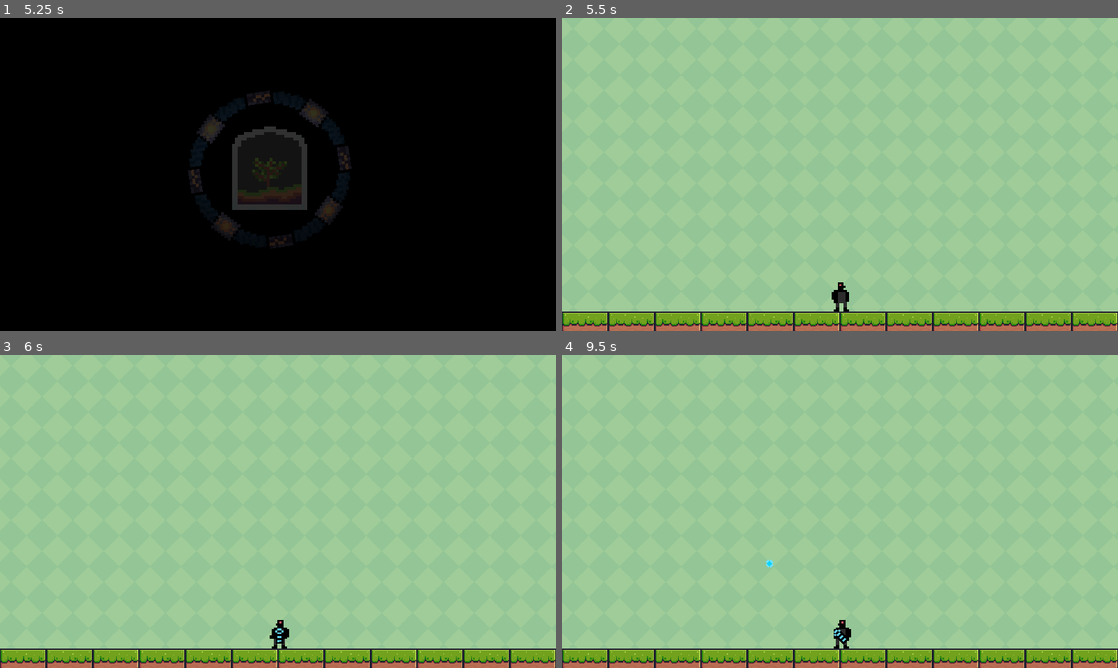
Above: before the commit, frames 1-4 (two rows, left to right).
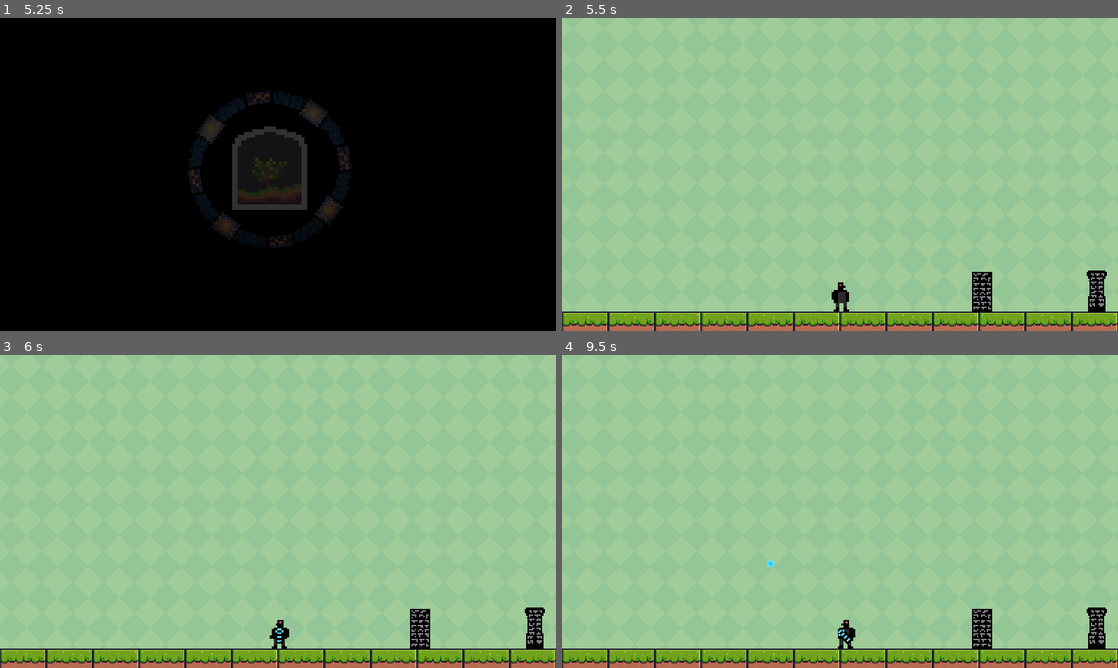
Above: after the commit, the same moments.

Repository: guifenske/The-Fallen-Oaks
Game: Godot game, scene res://scenes/splash_screen.tscn
Same seed, same stepped clock (60 frames per second), same inputs: the game is played once before the commit and once after it.
Inputs (mouse positions are in pixels of both pictures, inside the frame that each line leads up to):
- Up to frame 1 (5.25 s): tap Enter at 0.5 s; move the mouse to (250, 237) at 0.52 s; hold D (right) 0.53-1.25 s; hold T (t) 0.53-1.25 s; click (250, 237) at 0.67 s; tap Space (jump) at 0.77, 3.77 s; drag from (444, 221) to (250, 237) at 1.27 s; move the mouse to (111, 127) at 2.02 s; press the mouse at (111, 127) at 2.03 s; hold A (left) 2.03-2.75 s; tap T (t) at 2.3 s; release the mouse at (111, 127) at 2.75 s; drag from (305, 174) to (111, 127) at 2.77 s; move the mouse to (194, 96) at 3.52 s; hold A (left) 3.53-4.25 s; hold T (t) 3.53-4.25 s; tap O at 3.6 s; drag from (400, 158) to (194, 96) at 4.27 s; move the mouse to (166, 190) at 5.02 s; hold D (right) from 5.03 s (still down); hold Right mouse button (mouse_left) from 5.03 s (still down); click (166, 190) at 5.17 s
- Up to frame 2 (5.5 s): keep holding D (right); keep holding Right mouse button (mouse_left); tap T (t) at 5.3 s
- Up to frame 3 (6 s): release D (right) at 5.75 s; release Right mouse button (mouse_left) at 5.75 s; drag from (333, 442) to (166, 527) at 5.77 s
- Up to frame 4 (9.5 s): move the mouse to (812, 574) at 6.52 s; hold D (right) 6.53-7.25 s; hold T (t) 6.53-7.25 s; tap Space (jump) at 6.77 s; drag from (1006, 558) to (812, 574) at 7.27 s; tap T (t) at 8 s; move the mouse to (673, 464) at 8.02 s; hold A (left) 8.03-8.75 s; hold T (t) 8.03-8.75 s; drag from (867, 511) to (673, 464) at 8.77 s

Frame 1 is identical in both runs. In frame 2, 0.9% of the frame differs, in the area x 73-98%, y 80-94%; in frame 3, 0.9%; in frame 4, 1.1%, in the area x 36-98%, y 65-94%.

Commit message:
Initial Dialog System Implementation

Diff:
--- a/project.godot
+++ b/project.godot
@@ -17,6 +17,10 @@
 boot_splash/show_image=false
 config/icon="res://icon.svg"
 
+[autoload]
+
+SignalBus="*res://scenes/SignalBus.gd"
+
 [display]
 
 window/size/mode=3
@@ -30,7 +34,7 @@
 
 [editor_plugins]
 
-enabled=PackedStringArray("res://addons/phantom_camera/plugin.cfg", "res://addons/script-ide/plugin.cfg")
+enabled=PackedStringArray("res://addons/script-ide/plugin.cfg")
 
 [input]
 
@@ -71,6 +75,11 @@
 ]
 }
 
+[layer_names]
+
+2d_physics/layer_1="Main"
+2d_physics/layer_2="Dialogue"
+
 [physics]
 
 2d/default_gravity=2200.0
@@ -78,4 +87,4 @@
 [rendering]
 
 textures/canvas_textures/default_texture_filter=0
-renderer/rendering_method="gl_compatibility"
+renderer/rendering_method="mobile"
--- /dev/null
+++ b/scenes/DialogArea.gd
@@ -0,0 +1,17 @@
+extends Area2D
+
+@export var text: String
+var is_player_colliding = false
+
+func _input(event):
+	if(is_player_colliding && event.is_action_pressed("t")):
+		SignalBus.emit_signal("display_dialog", text)
+
+func _on_area_entered(area):
+	SignalBus.emit_signal("display_dialog", "Press 't' to read the scripture")
+	is_player_colliding = true
+
+
+func _on_area_exited(area):
+	is_player_colliding = false
+	SignalBus.emit_signal("clear_dialog")
--- /dev/null
+++ b/scenes/DialogArea.tscn
@@ -0,0 +1,13 @@
+[gd_scene load_steps=2 format=3 uid="uid://cjthjfn3smqu8"]
+
+[ext_resource type="Script" path="res://scenes/DialogArea.gd" id="1_ibd0o"]
+
+[node name="DialogArea" type="Area2D"]
+collision_layer = 0
+collision_mask = 2
+script = ExtResource("1_ibd0o")
+
+[node name="CollisionShape2D" type="CollisionShape2D" parent="."]
+
+[connection signal="area_entered" from="." to="." method="_on_area_entered"]
+[connection signal="area_exited" from="." to="." method="_on_area_exited"]
--- /dev/null
+++ b/scenes/DialogPlayer.gd
@@ -0,0 +1,32 @@
+extends CanvasLayer
+@onready var textNode = %Text
+var is_writing_text = false
+var string : String
+var index = 0
+
+# Called when the node enters the scene tree for the first time.
+func _ready():
+	SignalBus.connect("display_dialog", Callable(self, "display_dialog"))
+	SignalBus.connect("clear_dialog", Callable(self, "clear_dialog"))
+
+func display_dialog(text):
+	if(is_writing_text): return
+	textNode.text = ""
+	string = text
+	is_writing_text = true
+	%Timer.start()
+
+func clear_dialog():
+	%Timer.stop()
+	textNode.text = ""
+	index = 0
+	is_writing_text = false
+
+
+func _on_timer_timeout():
+	textNode.text += string[index]
+	index+=1
+	if(index == string.length()):
+		%Timer.stop()
+		is_writing_text = false
+		index = 0
--- /dev/null
+++ b/scenes/DialogPlayer.tscn
@@ -0,0 +1,21 @@
+[gd_scene load_steps=2 format=3 uid="uid://bw48301rm26ke"]
+
+[ext_resource type="Script" path="res://scenes/DialogPlayer.gd" id="1_ehf71"]
+
+[node name="DialogPlayer" type="CanvasLayer"]
+script = ExtResource("1_ehf71")
+
+[node name="Text" type="Label" parent="."]
+unique_name_in_owner = true
+texture_filter = 1
+offset_left = 339.0
+offset_top = 91.0
+offset_right = 836.0
+offset_bottom = 252.0
+autowrap_mode = 3
+
+[node name="Timer" type="Timer" parent="."]
+unique_name_in_owner = true
+wait_time = 0.085
+
+[connection signal="timeout" from="Timer" to="." method="_on_timer_timeout"]
--- a/scenes/PlayerMovement.gd
+++ b/scenes/PlayerMovement.gd
@@ -9,13 +9,12 @@
 var hasGun = true
 var gunNodeScene = preload("res://scenes/gun.tscn")
 var isGunInstantiated = false
-@onready var main = get_tree().get_root().get_node("main")
 var gun = null
 
 func instantiate_gun():
 	gun = gunNodeScene.instantiate(PackedScene.GEN_EDIT_STATE_DISABLED)
 	gun.position = position
-	main.add_child(gun)
+	get_tree().get_root().get_node("main").get_node("player").add_child(gun)
 
 func _physics_process(delta):
 	var direction = Input.get_axis("left", "right")
--- /dev/null
+++ b/scenes/SignalBus.gd
@@ -0,0 +1,4 @@
+extends Node
+
+signal display_dialog(text)
+signal clear_dialog()
--- a/scenes/bullet.gd
+++ b/scenes/bullet.gd
@@ -2,3 +2,7 @@
 
 func _physics_process(delta):
 	position += transform.x * 820 * delta
+
+
+func _on_area_2d_area_entered(area):
+	print("test")
--- a/scenes/bullet.tscn
+++ b/scenes/bullet.tscn
@@ -9,9 +9,12 @@
 [node name="Bullet" type="CharacterBody2D"]
 texture_filter = 1
 position = Vector2(821, 538)
-collision_layer = 2
-collision_mask = 0
 script = ExtResource("1_ecp87")
+
+[node name="Area2D" type="Area2D" parent="."]
+
+[node name="CollisionShape2D" type="CollisionShape2D" parent="Area2D"]
+shape = SubResource("CircleShape2D_pjww6")
 
 [node name="Sprite2D" type="Sprite2D" parent="."]
 scale = Vector2(4, 4)
@@ -19,3 +22,5 @@
 
 [node name="CollisionShape2D" type="CollisionShape2D" parent="."]
 shape = SubResource("CircleShape2D_pjww6")
+
+[connection signal="area_entered" from="Area2D" to="." method="_on_area_2d_area_entered"]
--- a/scenes/main.tscn
+++ b/scenes/main.tscn
@@ -1,13 +1,17 @@
-[gd_scene load_steps=25 format=3 uid="uid://c6o6bany3fxa7"]
+[gd_scene load_steps=31 format=3 uid="uid://c6o6bany3fxa7"]
 
 [ext_resource type="Texture2D" uid="uid://cc06r44qc4akl" path="res://sprites/Player/Idle/Idle-Sheet.png" id="1_2tqrc"]
 [ext_resource type="Texture2D" uid="uid://c82tl3jgi2f3o" path="res://sprites/background.png" id="1_njilj"]
 [ext_resource type="Texture2D" uid="uid://4a1moetuykyv" path="res://sprites/Terrain (16x16).png" id="2_l5006"]
+[ext_resource type="Texture2D" uid="uid://cn4st1q1lqekl" path="res://sprites/Obeliscos/1.png" id="3_1m1tw"]
 [ext_resource type="Script" path="res://scenes/PlayerMovement.gd" id="3_2w250"]
 [ext_resource type="Texture2D" uid="uid://yune6n4wv7k0" path="res://sprites/Player/Atirar/Tiro_normal/Tiro_normal_player-Sheet.png" id="5_oc6j4"]
 [ext_resource type="Texture2D" uid="uid://cxo805i7fqxd7" path="res://sprites/Player/Atirar/Tiro_carregado/Tiro_carregado_player-Sheet.png" id="6_n6e2w"]
 [ext_resource type="Texture2D" uid="uid://c57w4ik8e71vt" path="res://sprites/Player/Andar/Andar-Sheet.png" id="8_60kaa"]
 [ext_resource type="Texture2D" uid="uid://dwbgxg4ij0726" path="res://sprites/Player/Atirar/Tiro_andando/tiro_andando-Sheet.png" id="8_insgv"]
+[ext_resource type="Texture2D" uid="uid://b4kpo2ta8yfov" path="res://sprites/Obeliscos/2.png" id="9_3dqeu"]
+[ext_resource type="PackedScene" uid="uid://cjthjfn3smqu8" path="res://scenes/DialogArea.tscn" id="10_ekgfk"]
+[ext_resource type="PackedScene" uid="uid://bw48301rm26ke" path="res://scenes/DialogPlayer.tscn" id="11_igrms"]
 
 [sub_resource type="TileSetAtlasSource" id="TileSetAtlasSource_mnbin"]
 texture = ExtResource("2_l5006")
@@ -588,9 +592,11 @@
 20:10/0/physics_layer_0/polygon_0/points = PackedVector2Array(-8, -8, 8, -8, 8, 8, -8, 8)
 
 [sub_resource type="TileSet" id="TileSet_imcen"]
-physics_layer_0/collision_layer = 3
-physics_layer_0/collision_mask = 3
+physics_layer_0/collision_layer = 1
 sources/0 = SubResource("TileSetAtlasSource_mnbin")
+
+[sub_resource type="RectangleShape2D" id="RectangleShape2D_qlury"]
+size = Vector2(71, 67)
 
 [sub_resource type="RectangleShape2D" id="RectangleShape2D_y5u2p"]
 size = Vector2(38, 60)
@@ -707,6 +713,9 @@
 "speed": 6.0
 }]
 
+[sub_resource type="RectangleShape2D" id="RectangleShape2D_gjrfg"]
+size = Vector2(101, 33)
+
 [node name="main" type="Node"]
 
 [node name="world" type="Node" parent="."]
@@ -716,7 +725,7 @@
 texture_filter = 1
 offset_left = -905.0
 offset_top = -458.0
-offset_right = 1764.0
+offset_right = 2074.0
 offset_bottom = 1163.0
 texture = ExtResource("1_njilj")
 stretch_mode = 1
@@ -727,6 +736,37 @@
 tile_set = SubResource("TileSet_imcen")
 format = 2
 layer_0/tile_data = PackedInt32Array(1310705, 393216, 0, 1376241, 393216, 1, 1441777, 393216, 2, 1310706, 458752, 0, 13 …(4237 unchanged characters)…
+
+[node name="obelisk" type="Node" parent="."]
+
+[node name="obelisk1" type="Sprite2D" parent="obelisk"]
+texture_filter = 1
+position = Vector2(871, 561)
+scale = Vector2(3, 3)
+texture = ExtResource("3_1m1tw")
+
+[node name="DialogArea" parent="obelisk/obelisk1" instance=ExtResource("10_ekgfk")]
+position = Vector2(-290.333, -187)
+scale = Vector2(0.333333, 0.333333)
+text = "teste"
+
+[node name="CollisionShape2D2" type="CollisionShape2D" parent="obelisk/obelisk1/DialogArea"]
+position = Vector2(870.5, 575.5)
+shape = SubResource("RectangleShape2D_qlury")
+
+[node name="obelisk2" type="Sprite2D" parent="obelisk"]
+position = Vector2(1108, 561)
+scale = Vector2(3, 3)
+texture = ExtResource("9_3dqeu")
+
+[node name="DialogArea" parent="obelisk/obelisk2" instance=ExtResource("10_ekgfk")]
+position = Vector2(-290.333, -187)
+scale = Vector2(0.333333, 0.333333)
+text = "tress are cool"
+
+[node name="CollisionShape2D2" type="CollisionShape2D" parent="obelisk/obelisk2/DialogArea"]
+position = Vector2(870.5, 575.5)
+shape = SubResource("RectangleShape2D_qlury")
 
 [node name="player" type="Node" parent="."]
 
@@ -749,3 +789,13 @@
 animation = &"player_loaded_shoot"
 autoplay = "idle"
 offset = Vector2(0.25, 0.5)
+
+[node name="Area2D" type="Area2D" parent="player/PlayerBody"]
+collision_layer = 2
+collision_mask = 0
+
+[node name="CollisionShape2D" type="CollisionShape2D" parent="player/PlayerBody/Area2D"]
+position = Vector2(-3.5, 6.5)
+shape = SubResource("RectangleShape2D_gjrfg")
+
+[node name="DialogPlayer" parent="." instance=ExtResource("11_igrms")]
--- a/scenes/ring_sprite.gd
+++ b/scenes/ring_sprite.gd
@@ -1,11 +1,5 @@
 extends AnimatedSprite2D
 
 
-# Called when the node enters the scene tree for the first time.
-func _ready():
-	pass # Replace with function body.
-
-
-# Called every frame. 'delta' is the elapsed time since the previous frame.
 func _process(delta):
 	rotate(0.0045)
--- a/scenes/splash_screen.tscn
+++ b/scenes/splash_screen.tscn
@@ -1,7 +1,7 @@
 [gd_scene load_steps=23 format=3 uid="uid://dhalxqn2dlyeb"]
 
 [ext_resource type="Texture2D" uid="uid://b452vye1am2id" path="res://sprites/splash_screen/tree_splash.png" id="1_0qxxr"]
-[ext_resource type="Script" path="res://scenes/AnimationPlayer.gd" id="2_1eq3u"]
+[ext_resource type="Script" path="res://scenes/on_splash_screen_finish.gd" id="2_1eq3u"]
 [ext_resource type="Texture2D" uid="uid://dmu1nu85bp104" path="res://sprites/light.png" id="2_lk3y1"]
 [ext_resource type="Texture2D" uid="uid://by35fvmr6ml0k" path="res://sprites/splash_screen/animated_splash_ring.png" id="4_72kyl"]
 [ext_resource type="Script" path="res://scenes/ring_sprite.gd" id="5_s2qct"]
@@ -179,6 +179,7 @@
 grow_vertical = 2
 
 [node name="ColorRect2" type="ColorRect" parent="."]
+layout_mode = 0
 offset_left = -35.0
 offset_top = -70.0
 offset_right = 1216.0
Not shown, changed: export_presets.cfg
Renamed: scenes/AnimationPlayer.gd -> scenes/on_splash_screen_finish.gd
Binary file added: sprites/Obeliscos/1.aseprite
Binary file added: sprites/Obeliscos/1.png
Not shown, added: sprites/Obeliscos/1.png.import
Binary file added: sprites/Obeliscos/2.aseprite
Binary file added: sprites/Obeliscos/2.png
Not shown, added: sprites/Obeliscos/2.png.import
Binary file added: sprites/Obeliscos/3.aseprite
Binary file added: sprites/Obeliscos/3.png
Not shown, added: sprites/Obeliscos/3.png.import
Binary file added: sprites/Obeliscos/4.aseprite
(and 2 more such lines)
